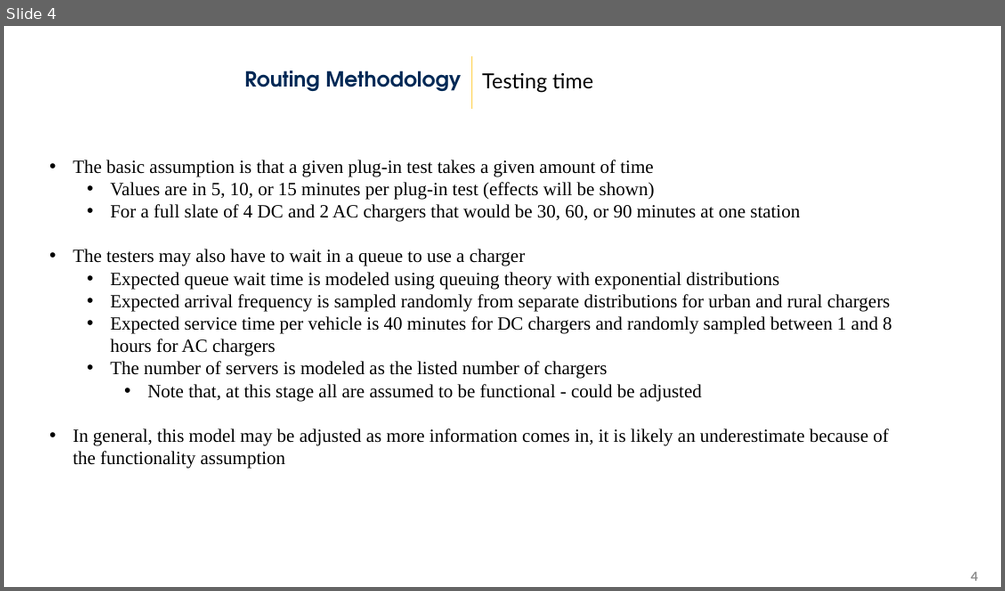
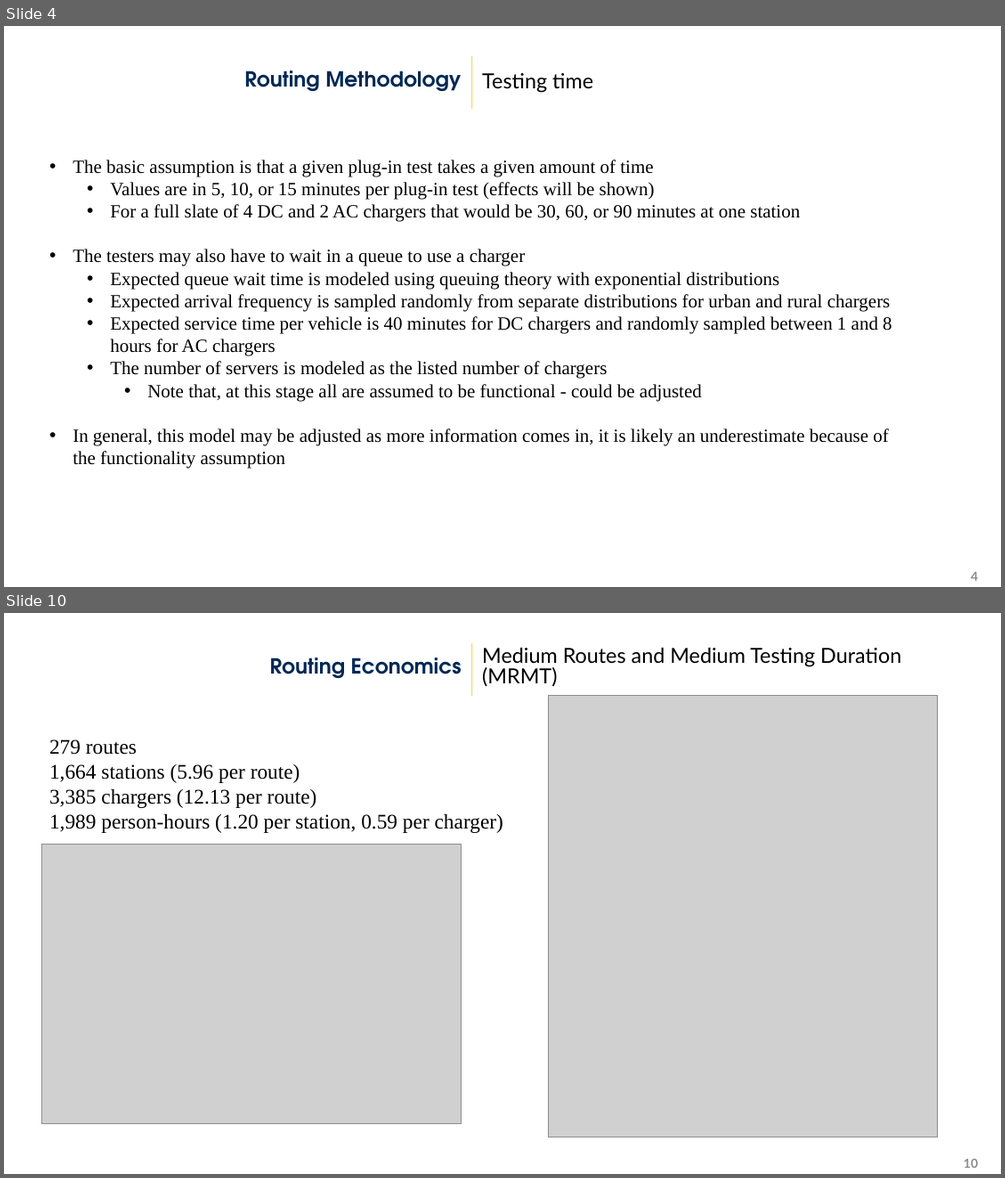
Before and after one commit to airabino/electric_vrp, a slide deck: 02_07_24.pptx. Shown one above the other, each under a label of ours: slide 4 before the commit, slides 4 and 10 after it; the slides between them are not shown. The pictures are 1005x591 and 1005x1178 pixels, drawn with LibreOffice and Linux fonts; fonts in the diff are those of the drawing; grey boxes stand for pictures; background and template pictures are left out. Boxes give left, top, right and bottom in pixels: in the first picture for what was removed or moved away, otherwise in the second. Text is boxed around its words. In the diff, an @@ line names an element or a change of style, - is before the commit and + after.

```diff
--- a/02_07_24.pptx
+++ b/02_07_24.pptx
@@ slide 10 added at bbox=[4, 613, 1001, 1174], background picture (left out); not listed: 1 template element that a slide beside it also shows @@
@@ text added at bbox=[270, 657, 461, 678], 20 pt, text #002855, bold @@
+Routing Economics
@@ text added at bbox=[482, 647, 901, 687], 20 pt, text #000000 @@
+Medium Routes and Medium Testing Duration (MRMT)
@@ picture added at bbox=[549, 696, 937, 1137] @@
@@ text added at bbox=[49, 739, 503, 833], 20 pt, text #000000 @@
+279 routes
+1,664 stations (5.96 per route)
+3,385 chargers (12.13 per route)
+1,989 person-hours (1.20 per station, 0.59 per charger)
@@ picture added at bbox=[42, 844, 461, 1124] @@
@@ page number added at bbox=[963, 1159, 978, 1167], 12 pt, text #8C8C8C, bold @@
+10
```
Also in this commit, not shown: 7 slides changed, 13 other slides added, 21 other files.
